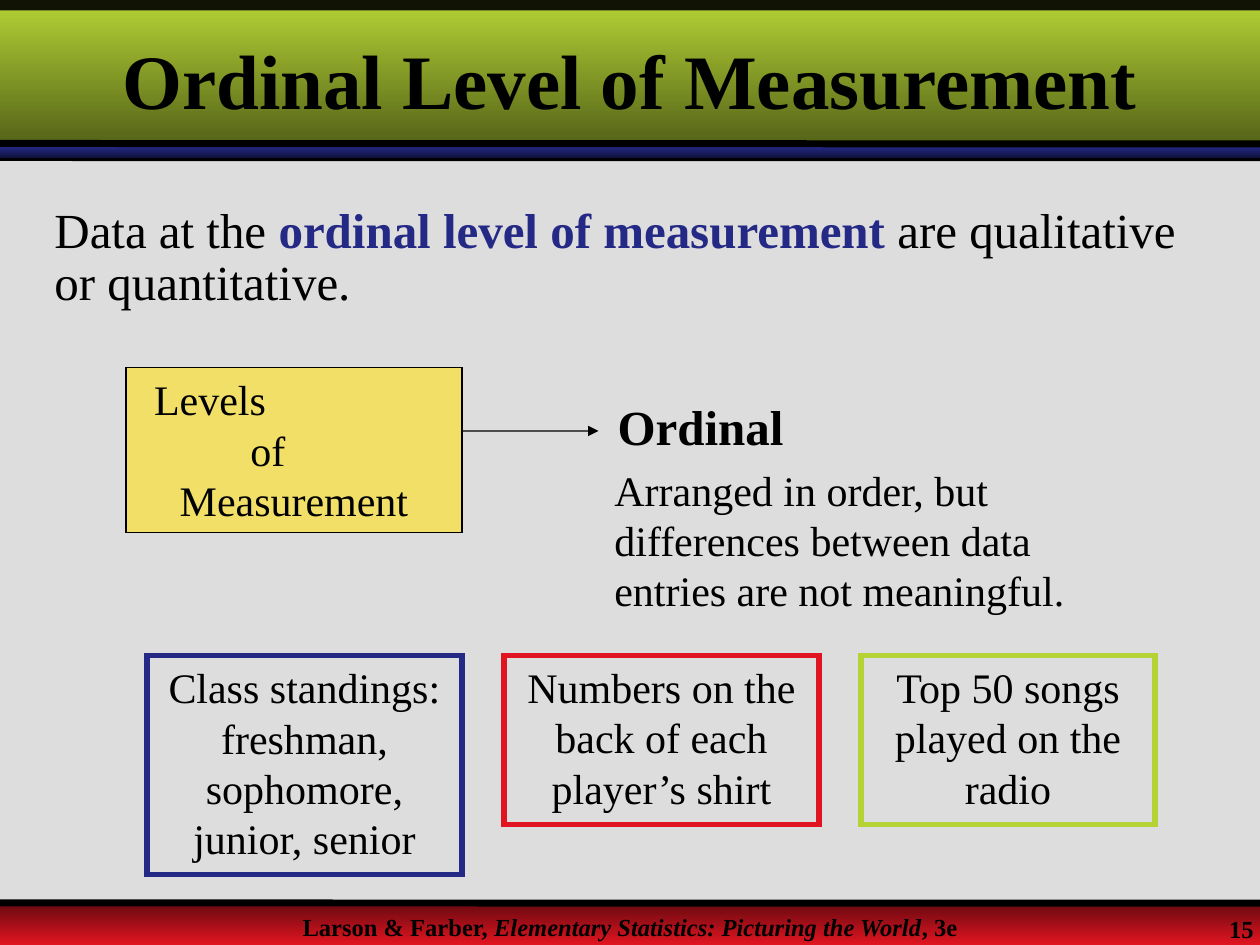
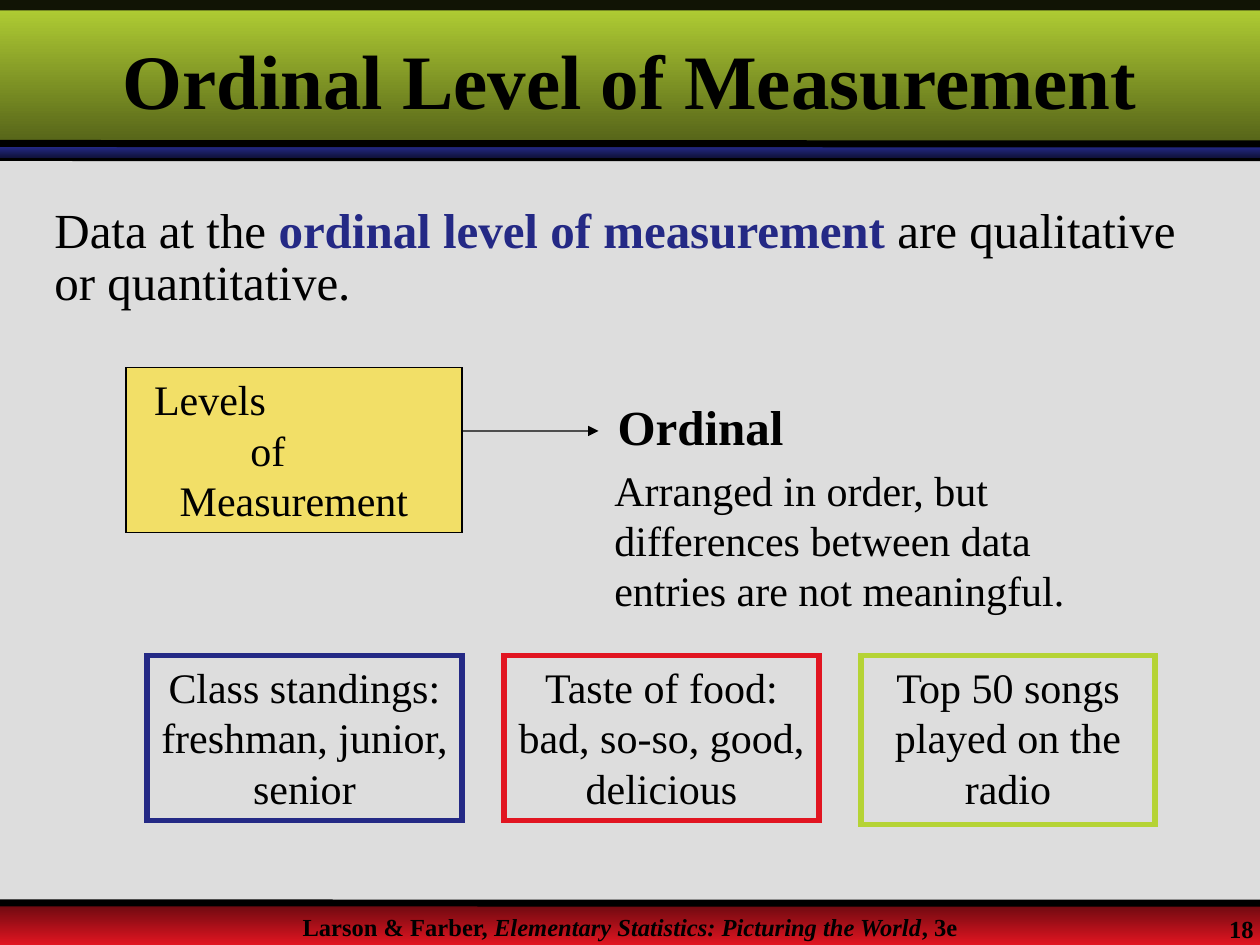
Before and after one commit to MMabaso/Quantitative-Techniques-Lecture, a slide deck: slide 18 of QTS105D/Lecture1.pptx (slide 15 before the commit). Drawn at 1260x945 pixels with LibreOffice and Linux fonts; fonts in the diff are those of the drawing; background and template pictures are left out. Boxes give left, top, right and bottom in pixels: in the first picture for what was removed or moved away, otherwise in the second. Text is boxed around its words. In the diff, an @@ line names an element or a change of style, - is before the commit and + after.

```diff
--- a/QTS105D/Lecture1.pptx
+++ b/QTS105D/Lecture1.pptx
@@ rectangle "Class standings: freshman, junior, senior": place and size @@
-rectangle "Class standings: freshman, junior, senior" at (147, 655, 462, 874)
+rectangle "Class standings: freshman, junior, senior" at (147, 655, 462, 820)
@@ rectangle "Taste of food: bad, so-so, ...": place and size @@
-rectangle "Taste of food: bad, so-so, ..." at (504, 655, 819, 824)
+rectangle "Taste of food: bad, so-so, ..." at (504, 655, 819, 820)
@@ text in rectangle at (161, 674, 447, 805): text changed @@
-Class standings: freshman, sophomore, junior, senior
+Class standings: freshman, junior, senior
@@ text in rectangle at (519, 673, 805, 805): text changed @@
-Numbers on the back of each player’s shirt
+Taste of food: bad, so-so, good, delicious
@@ page number at (1229, 921, 1254, 943): text changed @@
-15
+18
```
Also in this commit, not shown: 9 other slides changed, 9 slides added, 2 slides removed.
